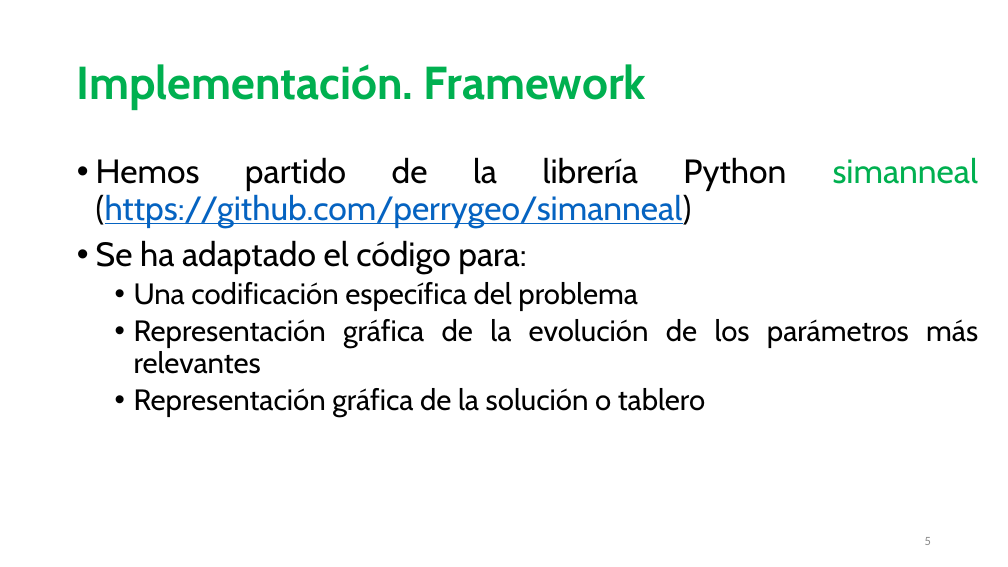
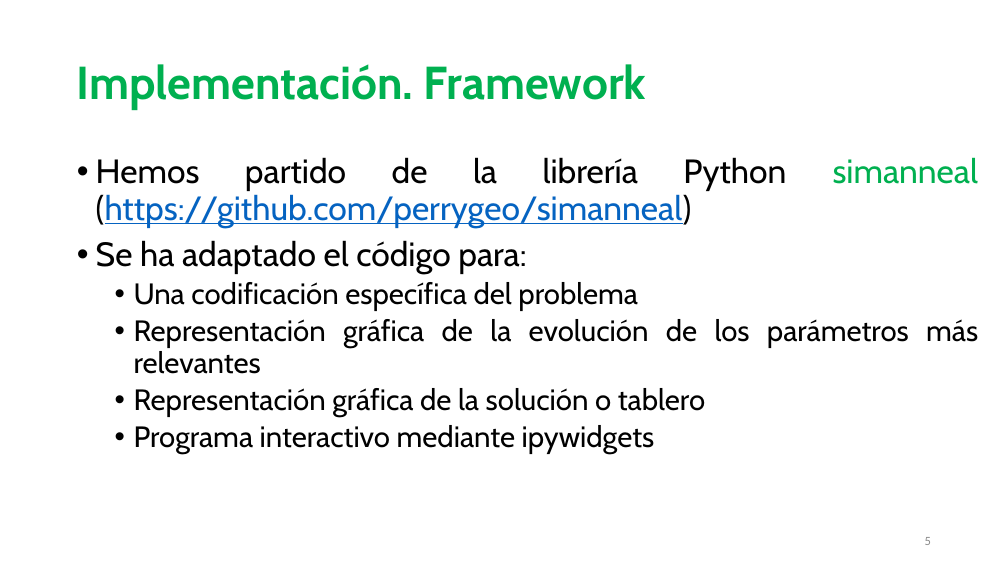
Before and after one commit to johacks/bibm, a slide deck: slide 5 of RS/RS_Presentacion.pptx. Drawn at 1008x567 pixels with LibreOffice and Linux fonts; fonts in the diff are those of the drawing. Boxes give left, top, right and bottom in pixels: in the first picture for what was removed or moved away, otherwise in the second. Text is boxed around its words. In the diff, an @@ line names an element or a change of style, - is before the commit and + after.

```diff
--- a/RS/RS_Presentacion.pptx
+++ b/RS/RS_Presentacion.pptx
@@ text at [134, 425, 655, 454]: paragraph added @@
+  • Programa interactivo mediante ipywidgets
```
Also in this commit, not shown: 1 other slide changed, 10 slides added, 1 slide removed.
